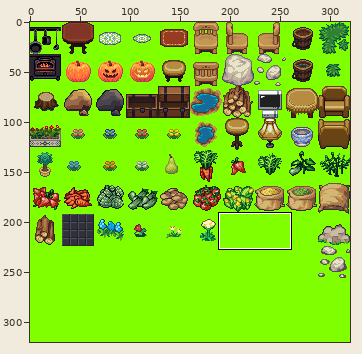
Edited in one commit: sprite sheet (src/main/resources/base/img/tiles-new.png). The picture above shows the old version from afar; the outline marks the close-up.
Close-up. The starting point:
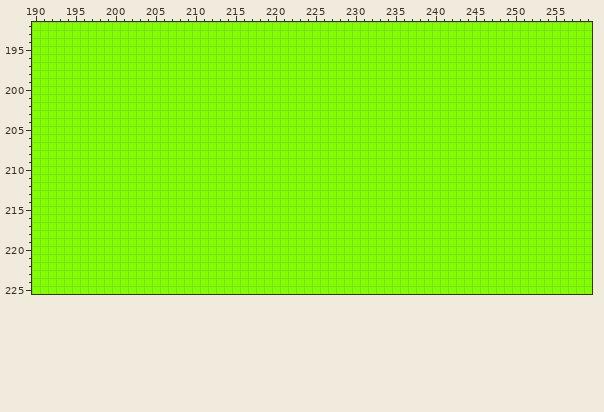
The file is 320x320 pixels. Colours within 5 levels of each other are drawn and written as one. Shown: x 190..259, y 192..225.
After:
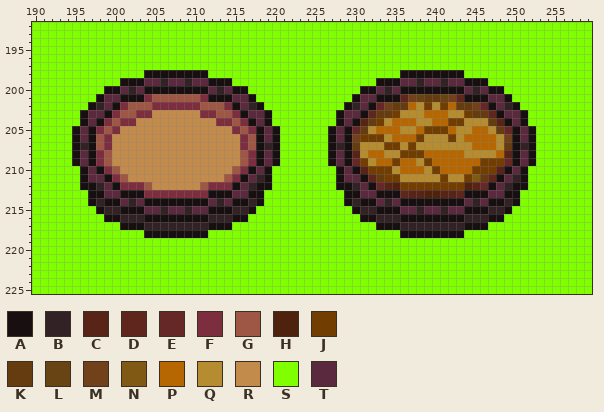
Palette (. is transparent): A #180f10  B #322125  C #592418  D #5f261e  E #662826  F #7c2d3e  G #9e5744  H #4f220d  J #723d00  K #653b10  L #684415  M #71411b  N #805914  P #b66701  Q #b68c31  R #c28b4c  S #80ff00  T #5a293d
The edit:
Changed rows in their new state; - is an unchanged pixel.
first column x 195:
198 ---------AAAAAAAA------------------------AAAAAAAA---------
199 ------AAATTBTTBTTAAA------------------AAATTBTTBTTAAA------
200 ----AATBTAAAAAAAATBTAA--------------AATBTAAAAAAAATBTAA----
201 ---ATTAAAFGGGGGGFAAATTA------------ATTAAADMLKKLMDAAATTA---
202 --ABTAFGGGFFFFFFGGGFATBA----------ABTAEMKKPQJQJPKKMEATBA--
203 -ATTAFGGFFRRRRRRFFGGFATTA--------ATTADKKJQQQPPPQQJKKDATTA-
204 -ATAFGFFRRRRRRRRRRFFGFATA--------ATACKJQPPPQQPPJJQQQKCATA-
205 ATAFGFRRRRRRRRRRRRRRFGFATA------ATAEKQPPPQQPJJJPQQPPQKEATA
206 ATAGFRRRRRRRRRRRRRRRRFGATA------ATAMJJJQPPPJQQQJQPPPPQMATA
207 ABAGFRRRRRRRRRRRRRRRRFGABA------ABAKQQQJJQJQQQQQQQPPPQKABA
208 ATAFGRRRRRRRRRRRRRRRRGFATA------ATACQPPQQJJJPPPPPQQQQPCATA
209 ATAFGRRRRRRRRRRRRRRRRGFATA------ATAEJQPPJPPQJPPPPPPJJJEATA
210 -ATAFGRRRRRRRRRRRRRRGFATA--------ATACJJJQPPPQJPPPPJJJCATA-
211 -ATTAFGRRRRRRRRRRRRGFATBA--------ATTADKJJQQQQQJQQJNKDATBA-
212 -AABTAFFFGRRRRRRGFFFATBAA--------AABTAECHJJJJJJJJHCEATBAA-
213 --AATTAAAFFFFFFFFAAATTAA----------AATTAAADCCHHCCDAAATTAA--
214 --ABAATBTAAAAAAAATBTAABA----------ABAATBTAAAAAAAATBTAABA--
215 ---ABBAAATTBTTBTTAAABBA------------ABBAAATTBTTBTTAAABBA---
216 ----AABBBAAAAAAAABBBAA--------------AABBBAAAAAAAABBBAA----
217 ------AAABBBBBBBBAAA------------------AAABBBBBBBBAAA------
218 ---------AAAAAAAA------------------------AAAAAAAA---------
